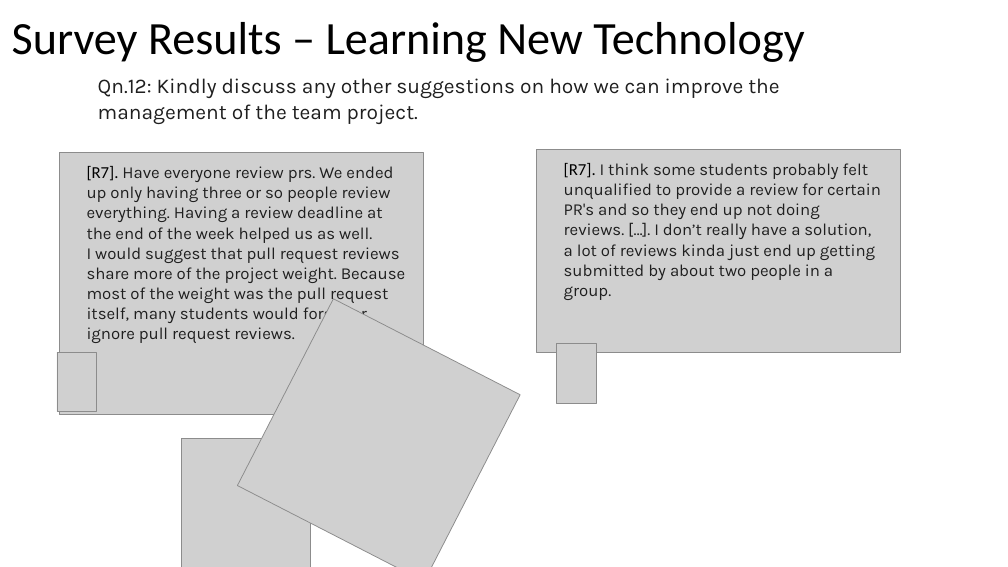
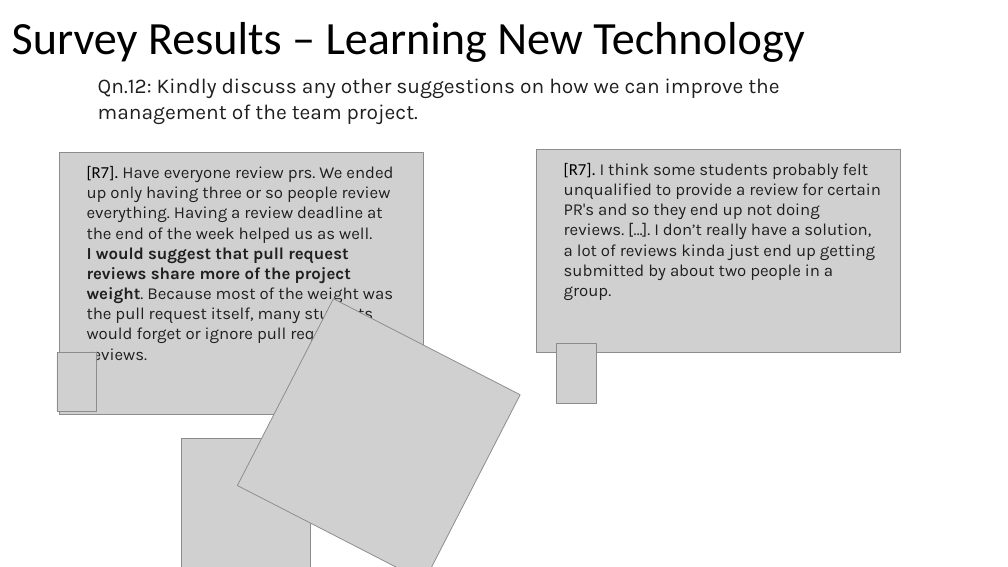
Before and after one commit to johnxu21/johnxu21.github.io, a slide deck: slide 28 of teaching/CS472/Timetable/Survey_Presentation.pptx. Drawn at 1008x567 pixels with LibreOffice and Linux fonts; fonts in the diff are those of the drawing; grey boxes stand for pictures. Boxes give left, top, right and bottom in pixels: in the first picture for what was removed or moved away, otherwise in the second. Text is boxed around its words. In the diff, an @@ line names an element or a change of style, - is before the commit and + after.

```diff
--- a/teaching/CS472/Timetable/Survey_Presentation.pptx
+++ b/teaching/CS472/Timetable/Survey_Presentation.pptx
@@ text at (87,247,393,345): bold on in "I would suggest that pull request reviews ..." @@
```
Also in this commit, not shown: 10 other slides changed, 2 other files.
